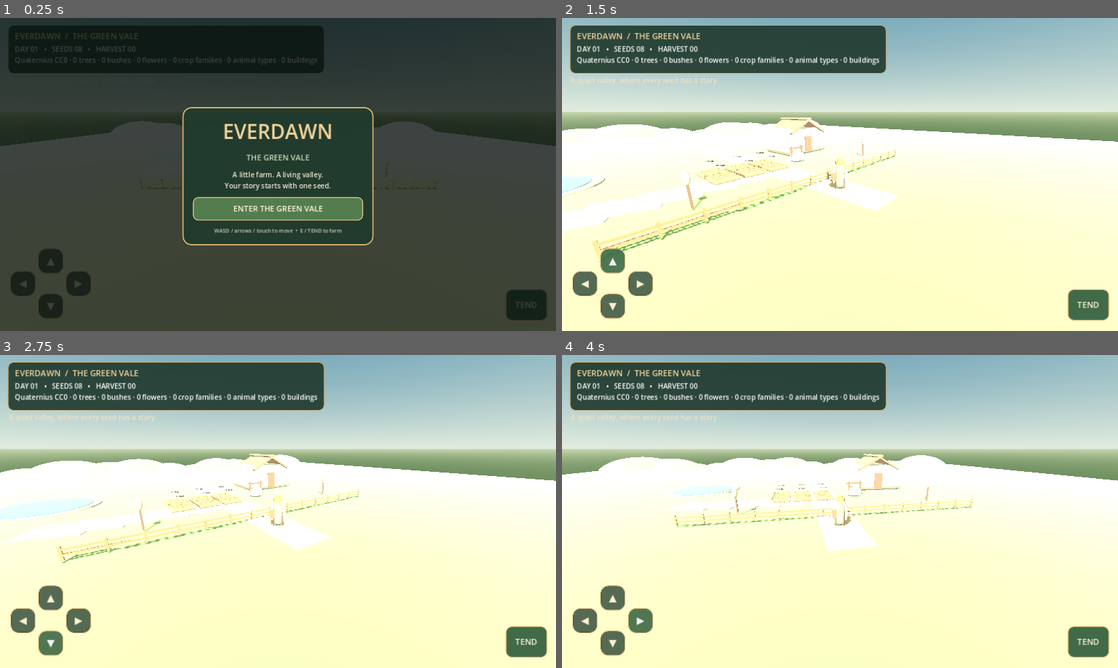
Above: before the commit, frames 1-4 (two rows, left to right).
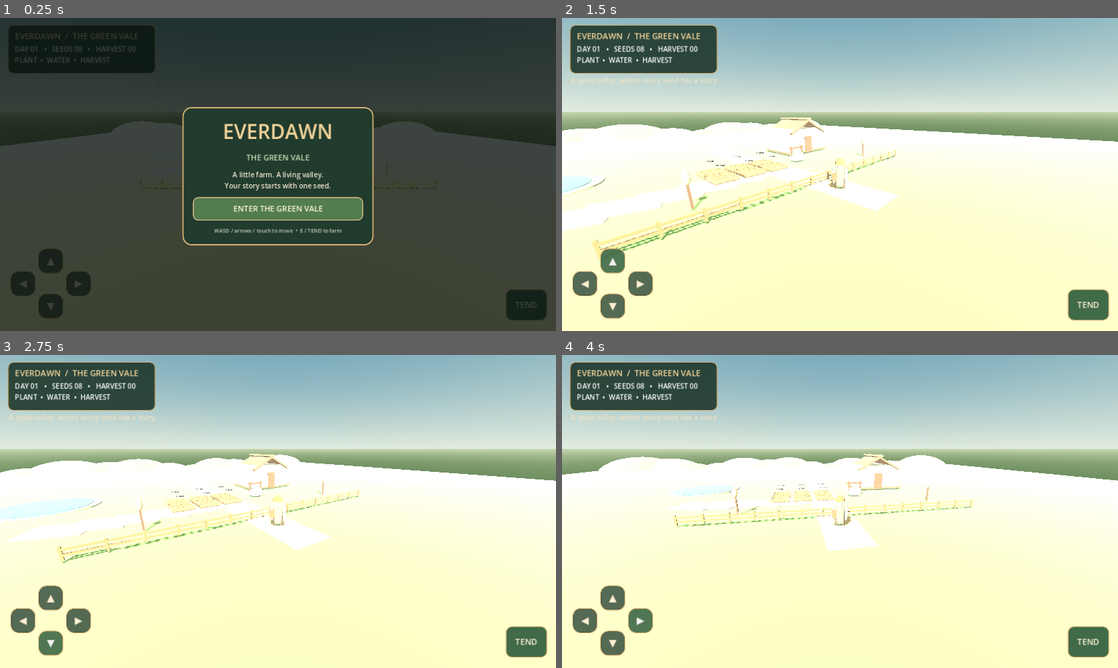
Above: after the commit, the same moments.

Repository: dehornedunikorn/postnukefarm
Game: Godot game, scene res://scenes/main.tscn
Two runs of this game, one before a commit and one after it. Both use one fixed random seed, a clock stepped at 60 frames per second and the inputs below.
Inputs:
- Up to frame 1 (0.25 s): no input
- Up to frame 2 (1.5 s): click "ENTER THE GREEN VALE" at 0.5 s; click "▲" at 1.25 s
- Up to frame 3 (2.75 s): click "▼" at 2 s
- Up to frame 4 (4 s): click "◀" at 2.75 s; click "▶" at 3.5 s

The runs differ from the first frame. In frame 1, 4.4% of the frame differs, in the area x 3-59%, y 2-18%; in frame 2, 5.1%, in the area x 2-59%, y 2-18%; in frame 3, 5.1%; in frame 4, 5.1%.

Commit message:
Replace internal asset diagnostics with a clean player-facing farming HUD

Diff:
--- a/game/scripts/world.gd
+++ b/game/scripts/world.gd
@@ -843,4 +843,4 @@
 
 func update_hud() -> void:
     if status_label:
-        status_label.text = "DAY %02d   •   SEEDS %02d   •   HARVEST %02d\n%s" % [day, seed_count, harvest_count, model_load_status]
+        status_label.text = "DAY %02d   •   SEEDS %02d   •   HARVEST %02d\nPLANT  •  WATER  •  HARVEST" % [day, seed_count, harvest_count]
